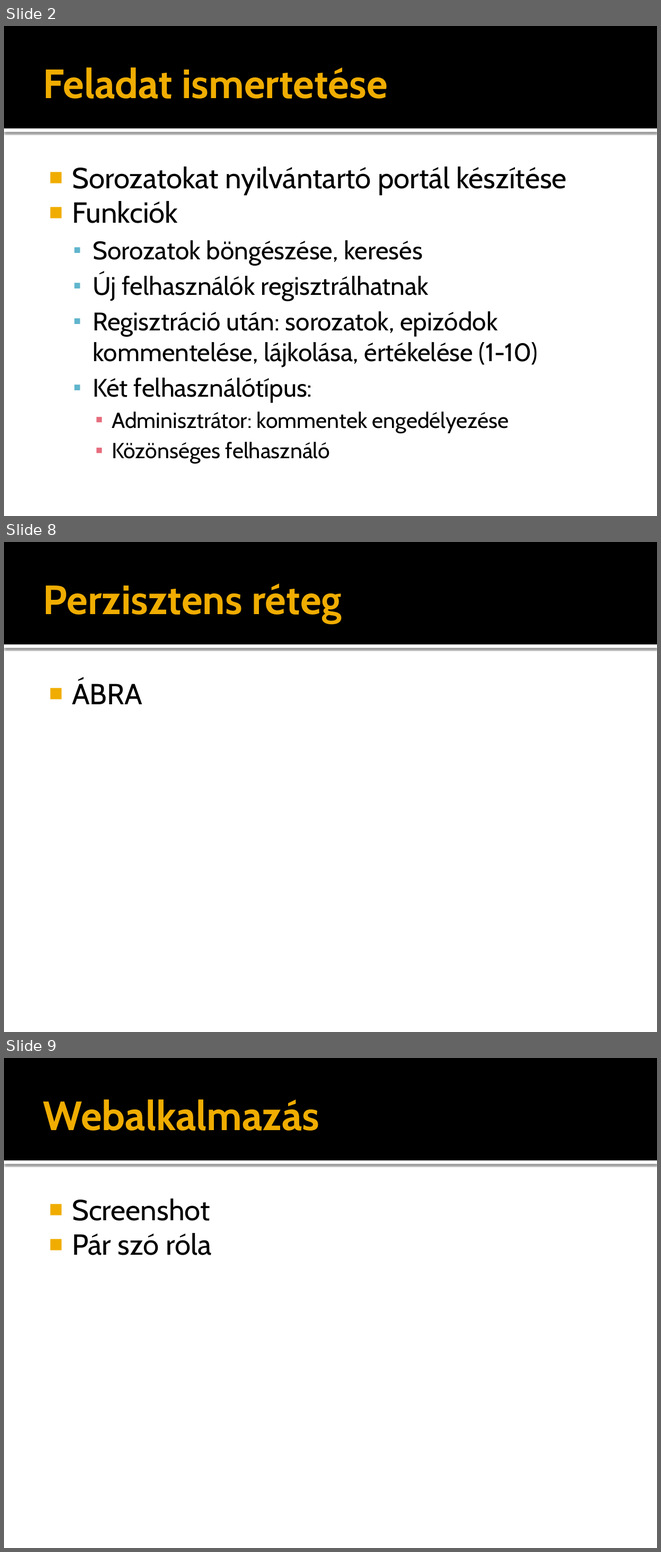
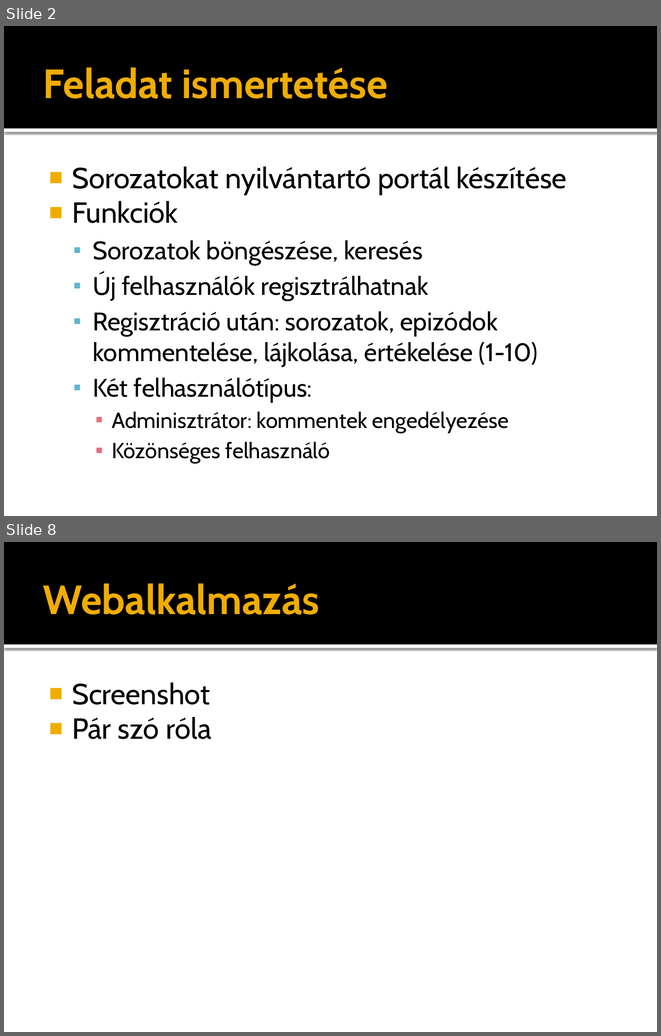
Before and after one commit to zkiss/series-portal, a slide deck: doc/03 prezentacio/prezentacio.pptx. Shown one above the other, each under a label of ours: slides 2, 8 and 9 before the commit, slides 2 and 8 after it; the slides between them are not shown. The pictures are 661x1552 and 661x1036 pixels, drawn with LibreOffice and Linux fonts; fonts in the diff are those of the drawing. Boxes give left, top, right and bottom in pixels: in the first picture for what was removed or moved away, otherwise in the second. Text is boxed around its words. In the diff, an @@ line names an element or a change of style, - is before the commit and + after.

```diff
--- a/doc/03 prezentacio/prezentacio.pptx
+++ b/doc/03 prezentacio/prezentacio.pptx
@@ slide 8 removed at (4,542,657,1032), background #FFFFFF; not listed: 2 template elements that a slide beside it also shows @@
@@ title removed at (43,583,342,623) @@
-Perzisztens réteg
@@ text removed at (72,679,142,704) @@
-■ ÁBRA
@@ what was slide 9 is now slide 8 @@
```
Also in this commit, not shown: 5 slides changed, 1 slide added, 1 other slide removed.
